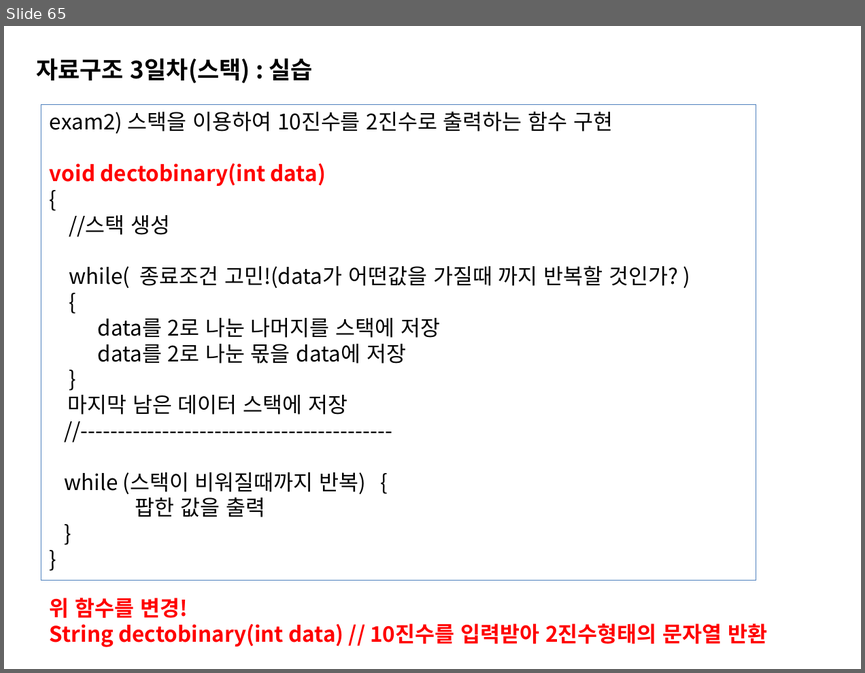
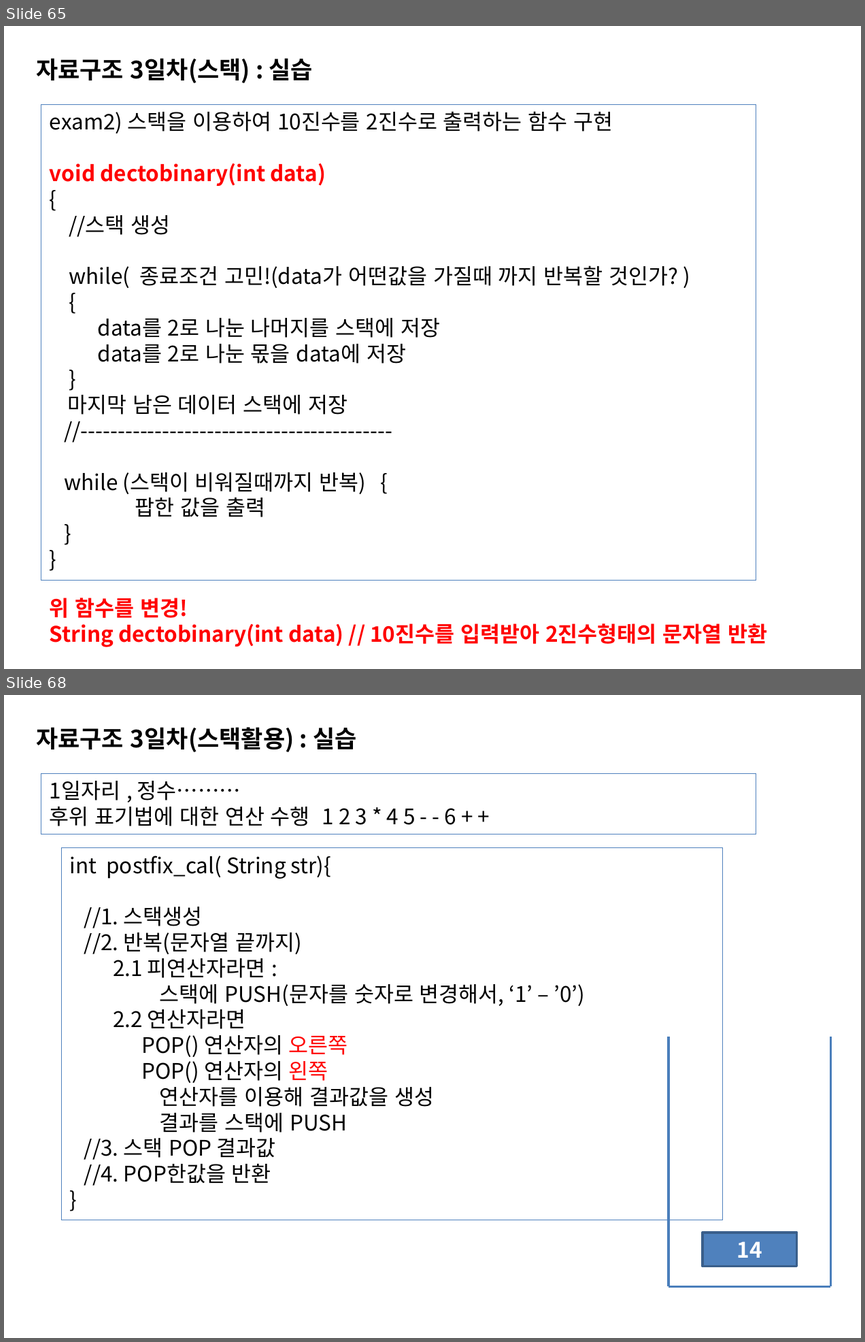
Before and after one commit to sing2song/TILDS, a slide deck: Java자료구조.pptx. Shown one above the other, each under a label of ours: slide 65 before the commit, slides 65 and 68 after it; the slides between them are not shown. The pictures are 865x673 and 865x1342 pixels, drawn with LibreOffice and Linux fonts; fonts in the diff are those of the drawing. Boxes give left, top, right and bottom in pixels: in the first picture for what was removed or moved away, otherwise in the second. Text is boxed around its words. In the diff, an @@ line names an element or a change of style, - is before the commit and + after.

```diff
--- a/Java자료구조.pptx
+++ b/Java자료구조.pptx
@@ slide 68 added at box(4, 695, 861, 1338), background #FFFFFF @@
@@ text added at box(36, 727, 356, 752), 20 pt, text #000000, bold @@
+자료구조 3일차(스택활용) : 실습
@@ rectangle added at box(41, 774, 755, 834), outline #4F81BD 0.75 pt, 18 pt, text #000000 @@
+1일자리 , 정수………
+후위 표기법에 대한 연산 수행 1 2 3 * 4 5 - - 6 + +
@@ rectangle added at box(61, 847, 723, 1219), outline #4F81BD 0.75 pt, 18 pt, text #000000 @@
+int postfix_cal( String str){
+//1. 스택생성
+//2. 반복(문자열 끝까지)
+2.1 피연산자라면 :
+스택에 PUSH(문자를 숫자로 변경해서, ‘1’ – ’0’)
+2.2 연산자라면
+POP() 연산자의 오른쪽
+POP() 연산자의 왼쪽
+연산자를 이용해 결과값을 생성
+결과를 스택에 PUSH
+//3. 스택 POP 결과값
+//4. POP한값을 반환
+}
@@ line added from (669, 1037) to (669, 1286), #4B7EBC 2 pt @@
@@ line added from (831, 1037) to (831, 1286), #4B7EBC 2 pt @@
@@ rectangle added at box(702, 1232, 797, 1266), fill #4F81BD, outline #3A5F8C 2 pt, 18 pt, text #FFFFFF, bold @@
+14
@@ line added from (831, 1286) to (669, 1286), #4B7EBC 2 pt @@
```
Also in this commit, not shown: 5 other slides added, 7 other files.
